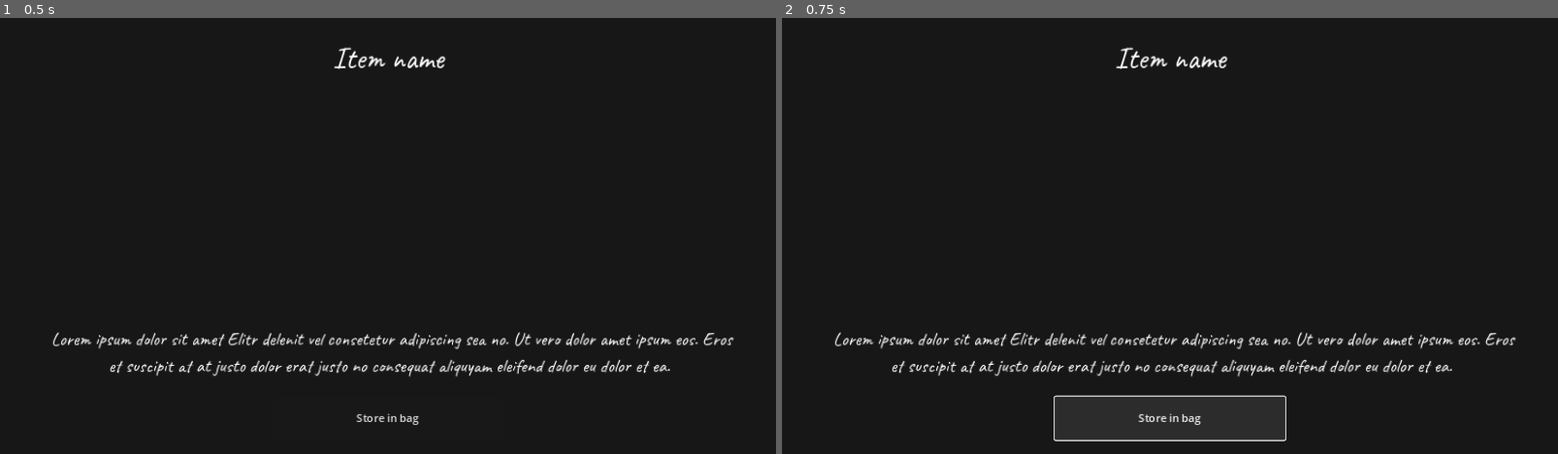
Above: before the commit, frames 1-2 (left to right).
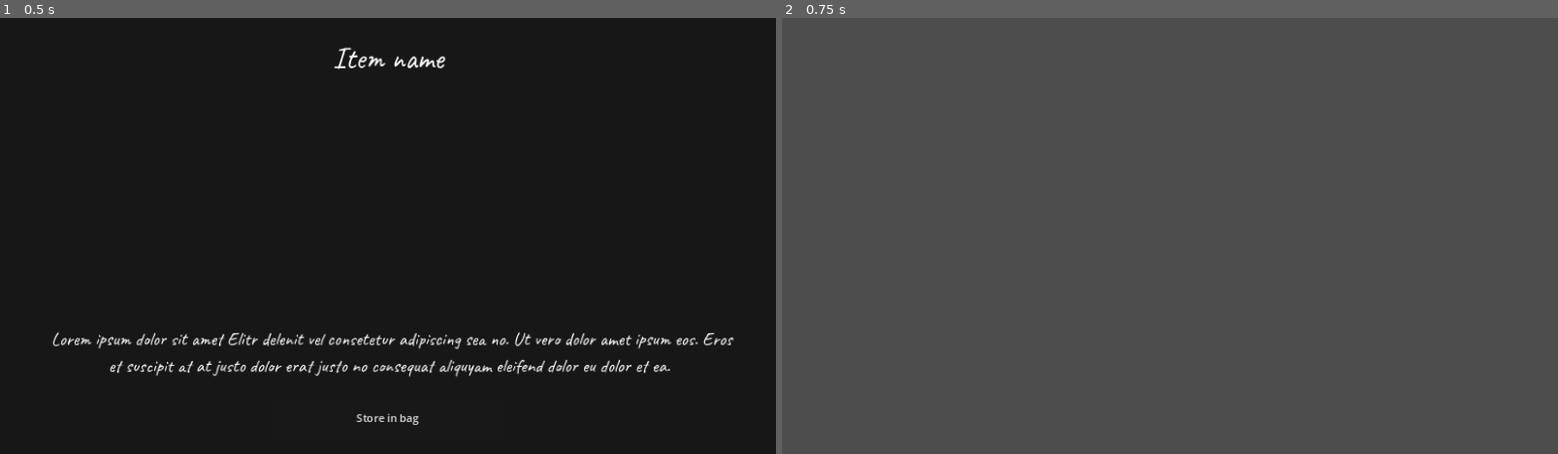
Above: after the commit, the same moments.

Repository: CharlExMachina/Its-a-secret-to-everyone
Game: Godot game, scene res://src/entities/ui/pickable_popup/pickable_popup.tscn
The game is run twice, just before and just after one commit, with the same random seed, the same clock (stepped at 60 frames per second) and the same inputs. This scene is started directly instead of the project's main scene.
Inputs:
- Up to frame 1 (0.5 s): no input
- Up to frame 2 (0.75 s): click "Store in bag" at 0.5 s

Frame 1 is identical in both runs. In frame 2, 99% of the frame differs, in the area x 0-100%, y 0-100%.

Commit message:
Item pickups are added in the player's inventory

Diff:
--- /dev/null
+++ b/secret-to-everyone/src/core/inventory/inventory_item.gd
@@ -0,0 +1,7 @@
+@icon("res://src/core/inventory/tool_sword_a.png")
+extends Resource
+class_name InventoryItem
+
+@export var item_name: String = ""
+@export var item_sprite: Texture2D
+@export_multiline var description: String = ""
--- a/secret-to-everyone/src/entities/player/player.gd
+++ b/secret-to-everyone/src/entities/player/player.gd
@@ -78,3 +78,7 @@
 		mouse_drag_current_pos = get_viewport().get_mouse_position()
 
 	return mouse_drag_current_pos - mouse_drag_start_pos
+
+
+func add_to_inventory(item: InventoryItem) -> void:
+	$PlayerInventory.items.append(item)
--- a/secret-to-everyone/src/entities/player/player.tscn
+++ b/secret-to-everyone/src/entities/player/player.tscn
@@ -1,11 +1,14 @@
-[gd_scene load_steps=3 format=3 uid="uid://1upkvfuvg5k7"]
+[gd_scene load_steps=4 format=3 uid="uid://1upkvfuvg5k7"]
 
 [ext_resource type="Script" path="res://src/entities/player/player.gd" id="1_gkc18"]
+[ext_resource type="PackedScene" uid="uid://1rw4d7lcd0ma" path="res://src/entities/player/player_inventory/player_inventory.tscn" id="2_aa8au"]
 
 [sub_resource type="CapsuleShape3D" id="CapsuleShape3D_rhmrk"]
 
 [node name="Player" type="CharacterBody3D" groups=["Player"]]
 script = ExtResource("1_gkc18")
+
+[node name="PlayerInventory" parent="." instance=ExtResource("2_aa8au")]
 
 [node name="PlayerCamera" type="Camera3D" parent="."]
 transform = Transform3D(1, 0, 0, 0, 1, 0, 0, 0, 1, 0, 1.09992, 0)
--- /dev/null
+++ b/secret-to-everyone/src/entities/player/player_inventory/player_inventory.gd
@@ -0,0 +1,3 @@
+extends Node
+
+var items: Array[InventoryItem] = []
--- /dev/null
+++ b/secret-to-everyone/src/entities/player/player_inventory/player_inventory.tscn
@@ -0,0 +1,6 @@
+[gd_scene load_steps=2 format=3 uid="uid://1rw4d7lcd0ma"]
+
+[ext_resource type="Script" path="res://src/entities/player/player_inventory/player_inventory.gd" id="1_lafsi"]
+
+[node name="PlayerInventory" type="Node"]
+script = ExtResource("1_lafsi")
--- a/secret-to-everyone/src/entities/props/interactable_props/pickup_interactable/pickup_interactable.gd
+++ b/secret-to-everyone/src/entities/props/interactable_props/pickup_interactable/pickup_interactable.gd
@@ -2,16 +2,14 @@
 
 var pickable_popup = preload("res://src/entities/ui/pickable_popup/pickable_popup.tscn")
 
-@export var item_name: String = ""
-@export var item_sprite: Texture2D
-@export_multiline var description: String = ""
+@export var item: InventoryItem
 
 var frames_pressed := 0.0
 var is_pressing := false
 
 
 func _ready() -> void:
-	$Sprite3D.texture = item_sprite
+	$Sprite3D.texture = item.item_sprite
 
 
 func _on_input_event(camera: Node, event: InputEvent, event_position: Vector3, normal: Vector3, shape_idx: int) -> void:
@@ -27,9 +25,10 @@
 				pass
 				var popup_instance = pickable_popup.instantiate()
 
-				popup_instance.item_name = item_name
-				popup_instance.item_sprite = item_sprite
-				popup_instance.description = description
+				popup_instance.item_name = item.item_name
+				popup_instance.item_sprite = item.item_sprite
+				popup_instance.description = item.description
+				popup_instance.item = item
 
 				get_parent().add_child(popup_instance)
 
--- a/secret-to-everyone/src/entities/ui/pickable_popup/pickable_popup.gd
+++ b/secret-to-everyone/src/entities/ui/pickable_popup/pickable_popup.gd
@@ -1,4 +1,6 @@
 extends Control
+
+var item: InventoryItem
 
 var item_name: String:
 	set(value):
@@ -15,5 +17,12 @@
 		description = value
 		$Background/DescriptionLabel.text = value
 
+
 func _ready() -> void:
 	get_tree().call_group("Player", "freeze")
+
+
+func _on_button_pressed() -> void:
+	get_tree().call_group("Player", "add_to_inventory", item)
+	get_tree().call_group("Player", "unfreeze")
+	queue_free()
--- a/secret-to-everyone/src/entities/ui/pickable_popup/pickable_popup.tscn
+++ b/secret-to-everyone/src/entities/ui/pickable_popup/pickable_popup.tscn
@@ -97,3 +97,5 @@
 grow_horizontal = 2
 grow_vertical = 0
 text = "Store in bag"
+
+[connection signal="pressed" from="Background/Button" to="." method="_on_button_pressed"]
--- a/secret-to-everyone/src/environments/explorable_zone.tscn
+++ b/secret-to-everyone/src/environments/explorable_zone.tscn
@@ -20,7 +20,7 @@
 [ext_resource type="Texture2D" uid="uid://cphdqabe34ndr" path="res://src/assets/sprites/interactables/capybara.png" id="10_elw2f"]
 [ext_resource type="Texture2D" uid="uid://o56kgbpoymqv" path="res://src/assets/sprites/character_portraits/viktor_portrait.png" id="19_cdcne"]
 [ext_resource type="PackedScene" uid="uid://db8yh7nc2dxqn" path="res://src/entities/props/interactable_props/pickup_interactable/pickup_interactable.tscn" id="20_sj604"]
-[ext_resource type="Texture2D" uid="uid://cvv5tn6f4lsb2" path="res://src/assets/sprites/placeholder_pickup.png" id="21_547fd"]
+[ext_resource type="Resource" uid="uid://byq3as07hgpfv" path="res://src/key_items/paper_airplane.tres" id="21_2jvpy"]
 
 [sub_resource type="CylinderShape3D" id="CylinderShape3D_6hla7"]
 
@@ -452,8 +452,6 @@
 
 [node name="PickupInteractable" parent="." instance=ExtResource("20_sj604")]
 transform = Transform3D(0.917581, 0.397548, 0, -0.397548, 0.917581, 0, 0, 0, 1, 11.2946, 0.488546, 0)
-item_name = "Paper airplane"
-item_sprite = ExtResource("21_547fd")
-description = "An actually well built paper airplane, not sure what it's doing here but I'll keep it in case I need it in the future..."
+item = ExtResource("21_2jvpy")
 
 [editable path="Interactables/CapybaraStatue"]
--- /dev/null
+++ b/secret-to-everyone/src/key_items/paper_airplane.tres
@@ -0,0 +1,12 @@
+[gd_resource type="Resource" script_class="InventoryItem" load_steps=3 format=3 uid="uid://byq3as07hgpfv"]
+
+[ext_resource type="Script" path="res://src/core/inventory/inventory_item.gd" id="1_ea7ng"]
+[ext_resource type="Texture2D" uid="uid://cvv5tn6f4lsb2" path="res://src/assets/sprites/placeholder_pickup.png" id="1_ycuor"]
+
+[resource]
+script = ExtResource("1_ea7ng")
+item_name = "Paper airplane"
+item_sprite = ExtResource("1_ycuor")
+description = "A curiously well designed paper airplane... Who had the time to build something like this in this place?
+
+I'll take it with me, might be useful later on..."
Binary file added: secret-to-everyone/src/core/inventory/tool_sword_a.png
Not shown, added: secret-to-everyone/src/core/inventory/tool_sword_a.png.import
